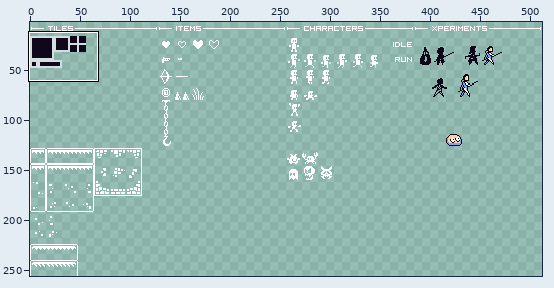
Two versions of one sprite sheet, My Platformer/GFX/white-platformer-tileset.png. The first picture is a wide view before the edit; the outline marks the close-up.
Close-up. As it was:
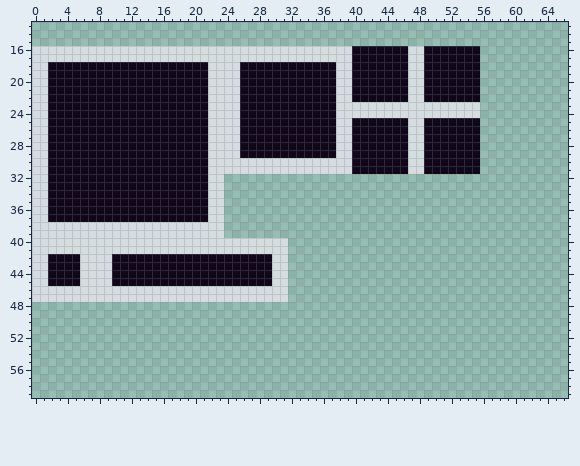
The file is 512x256 pixels. Shown: x 0..66, y 13..59. The wide view leaves out empty margins.
The result:
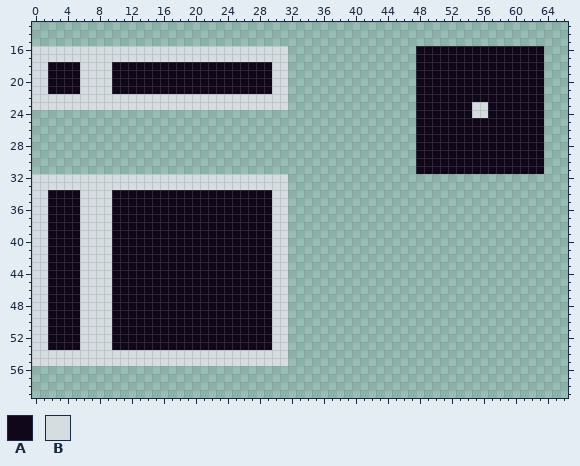
Palette (. is transparent): A #10081a  B #d6dde1
Difference:
Changed rows in their new state; - is an unchanged pixel.
first column x 0:
16 --------------------------------................A-------AAAAAAAA
17 --------------------------------................A-------AAAAAAAA
18 ------BBBB------------AAAA----BB................A-------AAAAAAAA
19 ------BBBB------------AAAA----BB................A-------AAAAAAAA
20 ------BBBB------------AAAA----BB................A-------AAAAAAAA
21 ------BBBB------------AAAA----BB................A-------AAAAAAAA
22 --BBBBBBBBBBBBBBBBBBBB----BBBBBB................A-------AAAAAAAA
23 --BBBBBBBBBBBBBBBBBBBB----BBBBBB................AAAAAAA-BAAAAAAA
24 ................................................AAAAAAA-BAAAAAAA
25 ................................................A-------AAAAAAAA
26 ................................................A-------AAAAAAAA
27 ................................................A-------AAAAAAAA
28 ................................................A-------AAAAAAAA
29 ................................................A-------AAAAAAAA
30 ................................................A-------AAAAAAAA
31 ................................................A-------AAAAAAAA
32 --BBBBBBBBBBBBBBBBBBBB--BBBBBBBB--------------------------------
33 --BBBBBBBBBBBBBBBBBBBB--BBBBBBBB--------------------------------
34 ------BBBB------------AAAAAAAABB--------------------------------
35 ------BBBB------------AAAAAAAABB--------------------------------
36 ------BBBB------------AAAAAAAABB--------------------------------
37 ------BBBB------------AAAAAAAABB--------------------------------
38 --AAAA----AAAAAAAAAAAAAAAAAAAABB--------------------------------
39 --AAAA----AAAAAAAAAAAAAAAAAAAABB--------------------------------
40 --AAAA----AAAAAAAAAAAAAAAAAAAA----------------------------------
41 --AAAA----AAAAAAAAAAAAAAAAAAAA----------------------------------
first column x 0:
46 --AAAA----AAAAAAAAAAAAAAAAAAAA--
47 --AAAA----AAAAAAAAAAAAAAAAAAAA--
48 BBAAAABBBBAAAAAAAAAAAAAAAAAAAABB
49 BBAAAABBBBAAAAAAAAAAAAAAAAAAAABB
50 BBAAAABBBBAAAAAAAAAAAAAAAAAAAABB
51 BBAAAABBBBAAAAAAAAAAAAAAAAAAAABB
52 BBAAAABBBBAAAAAAAAAAAAAAAAAAAABB
53 BBAAAABBBBAAAAAAAAAAAAAAAAAAAABB
54 BBBBBBBBBBBBBBBBBBBBBBBBBBBBBBBB
55 BBBBBBBBBBBBBBBBBBBBBBBBBBBBBBBB
Pixel boxes of the changes (left, top, right, bottom) in both close-ups:
changed: (32, 46, 544, 254)
changed: (32, 286, 288, 366)
